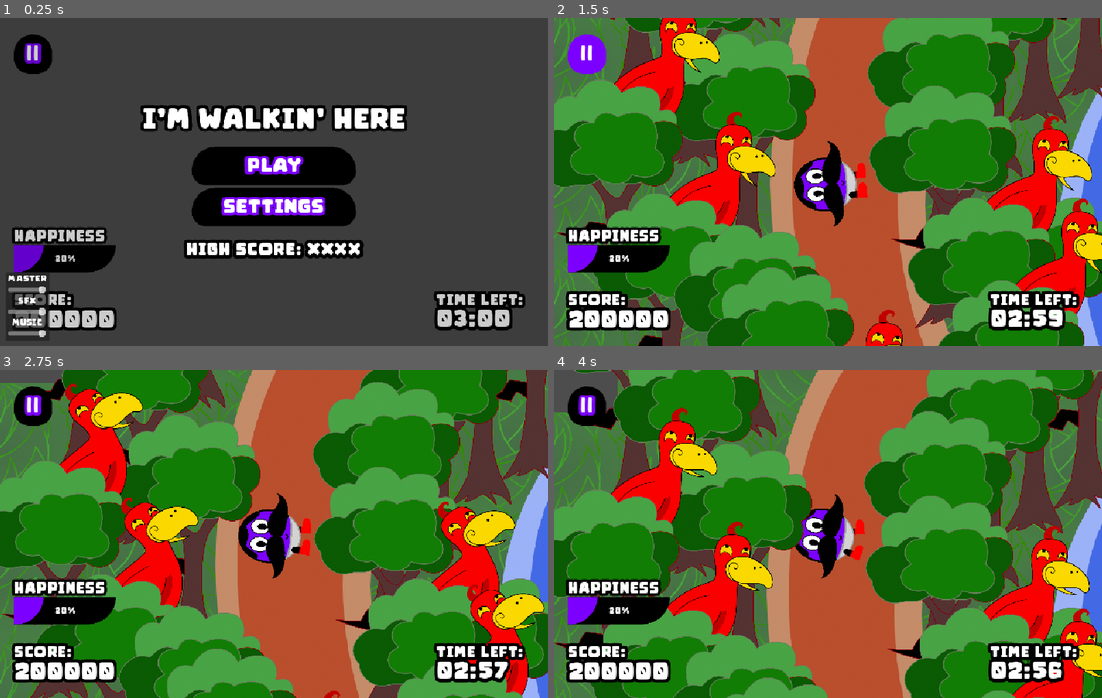
Above: before the commit, frames 1-4 (two rows, left to right).
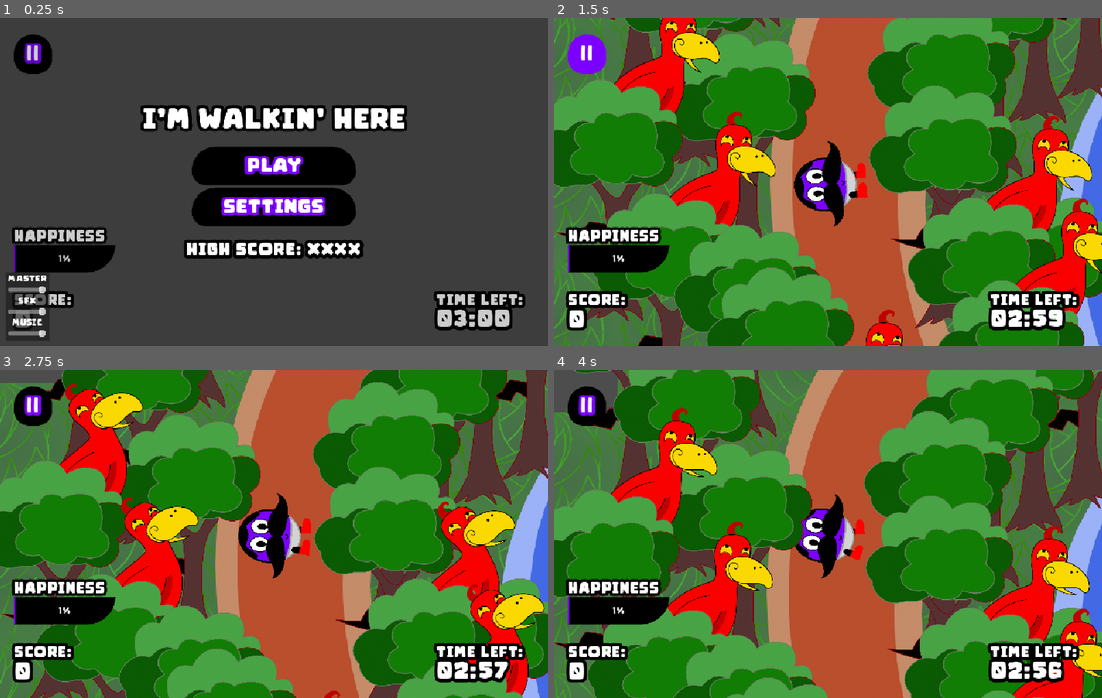
Above: after the commit, the same moments.

Repository: HyperGameDev/im-walking-here
Game: Godot game, scene res://scenes/main_scene.tscn
The game is run twice, just before and just after one commit, with the same random seed, the same clock (stepped at 60 frames per second) and the same inputs.
Inputs (mouse positions are in pixels of both pictures, inside the frame that each line leads up to):
- Up to frame 1 (0.25 s): no input
- Up to frame 2 (1.5 s): click "PLAY" at 0.5 s; click "||" at 1.25 s
- Up to frame 3 (2.75 s): click (109, 681) at 2.02 s
- Up to frame 4 (4 s): click "||" at 2.75 s; click (608, 602) at 3.52 s

The runs differ from the first frame. In frame 1, 1.4% of the frame differs, in the area x 2-22%, y 69-96%; in frame 2, 1.6%; in frame 3, 1.6%; in frame 4, 1.6%.

Commit message:
UI and score updates

Diff:
--- a/scenes/autosave/save_game.gd
+++ b/scenes/autosave/save_game.gd
@@ -7,7 +7,7 @@
 	#save_game()
 	load_game()
 
-var Highscore : float = 0
+var Highscore : int = 0
 
 # I'm not sure why test3 is appended in the dict first, but it doesn't really matter if we access the information correctly
 func saveData() -> Dictionary:
--- a/scenes/ui.tscn
+++ b/scenes/ui.tscn
@@ -43,7 +43,7 @@
 custom_minimum_size = Vector2(0, 50)
 layout_mode = 2
 theme = ExtResource("1_nt7q6")
-value = 28.87
+value = 1.0
 
 [node name="HSeparator" type="HSeparator" parent="Container_Left/VSplitContainer/VBox_Top_UI"]
 custom_minimum_size = Vector2(0, 30)
--- a/scripts/game_manager.gd
+++ b/scripts/game_manager.gd
@@ -1,21 +1,23 @@
 extends Node
 
-var score : float = 0
-var score_mult : float = 1.:
-	get:
-		return score_mult
-	set(val):
-		if score_mult != val:
-			score_mult = val
-		score_mult = clampf(score_mult, 0.1, 2)
+var score : int = 0
+var score_mult : float = 10.
+	#get:
+		#return score_mult
+	#set(val):
+		#if score_mult != val:
+			#if score_mult > 0.:
+				#score_mult = val
+		##score_mult = clampf(score_mult, 0.1, 2)
+
+func restart_game() -> void:
+	reset_vals()
 
 func reset_vals() -> void:
 	score = 0
-	score_mult = 1.
+	#score_mult = 1.
 
 func finish_round() -> void:
 	if score > SaveGame.Highscore:
 		SaveGame.Highscore = score
 		SaveGame.save_game()
-
-	reset_vals()
--- a/scripts/ui.gd
+++ b/scripts/ui.gd
@@ -10,9 +10,16 @@
 	ref = self
 
 func _process(delta: float) -> void:
+	label_score.text = str(GameManager.score)
+
 	if Path.ref.round_length > 0.:
 		var minutes = int(Path.ref.round_length) / 60
 		var seconds = int(Path.ref.round_length) % 60
 		label_time.text = "%02d:%02d" % [minutes, seconds]
 	else:
 		GameManager.finish_round()
+
+func update_score() -> void:
+	var new_score: int = GameManager.score + progress_happiness.value * GameManager.score_mult
+	var tween: Tween = create_tween()
+	tween.tween_property(GameManager,"score",new_score,.2)
